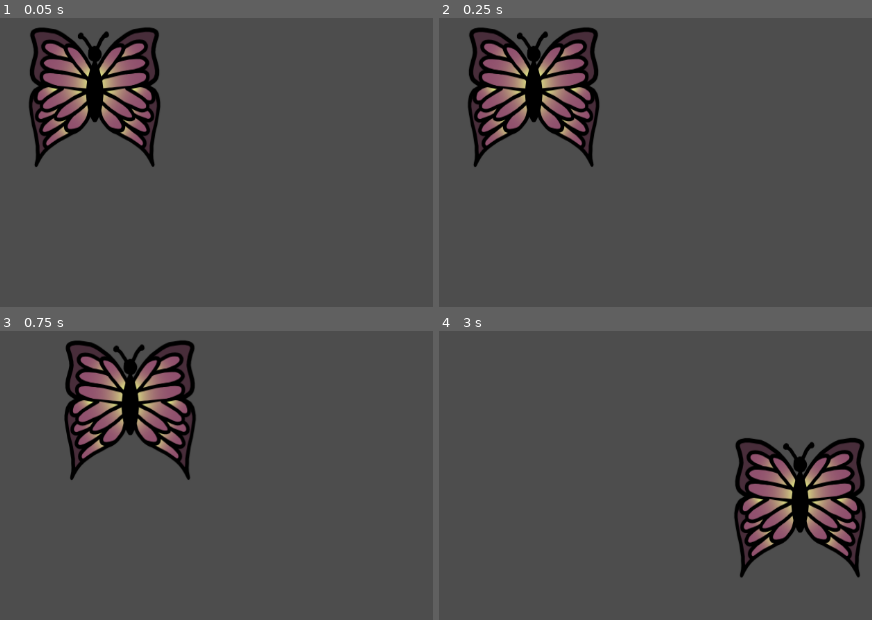
Above: before the commit, frames 1-4 (two rows, left to right).
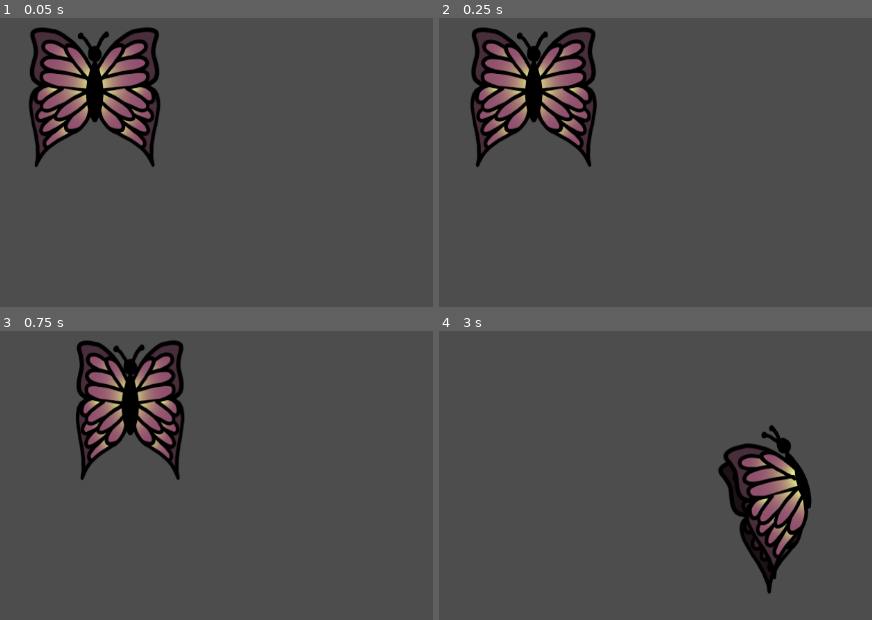
Above: after the commit, the same moments.

Repository: VRiveland/hungry-hungry-butterfly
Game: Godot game, scene res://game.tscn
Two runs of this game, one before a commit and one after it. Both use one fixed random seed, a clock stepped at 60 frames per second and the inputs below.
Inputs:
- Up to frame 1 (0.05 s): no input
- Up to frame 2 (0.25 s): no input
- Up to frame 3 (0.75 s): hold D (move_right) from 0.53 s (still down)
- Up to frame 4 (3 s): release D (move_right) at 1.28 s; hold S (move_down) 1.28-2.03 s; hold D (move_right) 2.03-2.78 s; hold W (move_up) from 2.78 s (still down)

Frame 1 is identical in both runs. In frame 2, 3.2% of the frame differs, in the area x 6-38%, y 3-52%; in frame 3, 7.2%; in frame 4, 10%, in the area x 64-99%, y 32-92%.

Commit message:
Added diagonal_down animation

Diff:
--- a/Scenes/Characters and objects/player.gd
+++ b/Scenes/Characters and objects/player.gd
@@ -22,8 +22,21 @@
 
 	if velocity.length() > 0:
 		velocity = velocity.normalized() * speed
-		$AnimatedSprite2D.play()
 	else:
-		$AnimatedSprite2D.stop()
+		$AnimatedSprite2D.animation = "default"
+
+	if velocity.y > 0:
+		$AnimatedSprite2D.animation = "diagonal_down"
+	elif velocity.y < 0:
+		$AnimatedSprite2D.animation = "diagonal_up"
+	else:
+		$AnimatedSprite2D.animation = "default"
+
+	if velocity.x < 0:
+		$AnimatedSprite2D.flip_h = true
+	else:
+		$AnimatedSprite2D.flip_h = false
+
+	$AnimatedSprite2D.play()
 	position += velocity * delta
 	position = position.clamp(Vector2.ZERO, screen_size)
--- a/Scenes/Characters and objects/player.tscn
+++ b/Scenes/Characters and objects/player.tscn
@@ -1,16 +1,22 @@
-[gd_scene load_steps=14 format=3 uid="uid://dpxbidrmvf2wg"]
+[gd_scene load_steps=20 format=3 uid="uid://dpxbidrmvf2wg"]
 
 [ext_resource type="Script" path="res://Scenes/Characters and objects/player.gd" id="1_evtd0"]
 [ext_resource type="Texture2D" uid="uid://b52rrvl23hmqh" path="res://Assets/Animations/default.png" id="2_ogwhd"]
 [ext_resource type="Texture2D" uid="uid://ckpdnk7b3td8" path="res://Assets/Animations/idle/idle 2.png" id="2_tfhra"]
 [ext_resource type="Texture2D" uid="uid://crn1gpfh6skt1" path="res://Assets/Animations/idle/idle 3.png" id="3_221lc"]
 [ext_resource type="Texture2D" uid="uid://digp1uves6u72" path="res://Assets/Animations/idle/idle 4.png" id="4_ujyrk"]
+[ext_resource type="Texture2D" uid="uid://bqvd2qdj86j85" path="res://Assets/Animations/diagonal down/diag down 1.png" id="6_gaho6"]
 [ext_resource type="Texture2D" uid="uid://dbxyfx1fsesis" path="res://Assets/Animations/diagonal up/side 1.png" id="6_ule4f"]
 [ext_resource type="Texture2D" uid="uid://ydnxcv1cji4d" path="res://Assets/Animations/diagonal up/side 2.png" id="7_awjjk"]
+[ext_resource type="Texture2D" uid="uid://dcekbp22sijh4" path="res://Assets/Animations/diagonal down/diag down 2.png" id="7_wxc1m"]
+[ext_resource type="Texture2D" uid="uid://e8gx2jj1p1ew" path="res://Assets/Animations/diagonal down/diag down 3.png" id="8_2ako6"]
 [ext_resource type="Texture2D" uid="uid://l73iagkk8712" path="res://Assets/Animations/diagonal up/side 3.png" id="8_tdv6f"]
 [ext_resource type="Texture2D" uid="uid://cji44nbk0vcl8" path="res://Assets/Animations/diagonal up/new side.png" id="9_63hw3"]
+[ext_resource type="Texture2D" uid="uid://fo8haudcbvxn" path="res://Assets/Animations/diagonal down/diag down 4.png" id="9_j5tmj"]
 [ext_resource type="Texture2D" uid="uid://bshp47x4ekisy" path="res://Assets/Animations/diagonal up/side 4.png" id="9_me7pe"]
+[ext_resource type="Texture2D" uid="uid://h4cfv58j17e4" path="res://Assets/Animations/diagonal down/diag down 5.png" id="10_6gdom"]
 [ext_resource type="Texture2D" uid="uid://cryfncin6ixq6" path="res://Assets/Animations/diagonal up/side 5.png" id="10_rpb4t"]
+[ext_resource type="Texture2D" uid="uid://bmpmk560q5utq" path="res://Assets/Animations/diagonal down/diag down 6.png" id="11_7jcha"]
 
 [sub_resource type="SpriteFrames" id="SpriteFrames_iwmvk"]
 animations = [{
@@ -35,6 +41,41 @@
 }],
 "loop": true,
 "name": &"default",
+"speed": 5.0
+}, {
+"frames": [{
+"duration": 1.0,
+"texture": ExtResource("6_gaho6")
+}, {
+"duration": 1.0,
+"texture": ExtResource("7_wxc1m")
+}, {
+"duration": 1.0,
+"texture": ExtResource("8_2ako6")
+}, {
+"duration": 1.0,
+"texture": ExtResource("9_j5tmj")
+}, {
+"duration": 1.0,
+"texture": ExtResource("10_6gdom")
+}, {
+"duration": 1.0,
+"texture": ExtResource("11_7jcha")
+}, {
+"duration": 1.0,
+"texture": ExtResource("10_6gdom")
+}, {
+"duration": 1.0,
+"texture": ExtResource("9_j5tmj")
+}, {
+"duration": 1.0,
+"texture": ExtResource("8_2ako6")
+}, {
+"duration": 1.0,
+"texture": ExtResource("7_wxc1m")
+}],
+"loop": true,
+"name": &"diagonal_down",
 "speed": 5.0
 }, {
 "frames": [{
@@ -82,6 +123,7 @@
 [node name="AnimatedSprite2D" type="AnimatedSprite2D" parent="."]
 scale = Vector2(1.00174, 1.06329)
 sprite_frames = SubResource("SpriteFrames_iwmvk")
+animation = &"diagonal_down"
 
 [node name="CollisionShape2D" type="CollisionShape2D" parent="."]
 visible = false
Binary file added: Assets/Animations/diagonal down/diag down 1.png
Not shown, added: Assets/Animations/diagonal down/diag down 1.png.import
Binary file added: Assets/Animations/diagonal down/diag down 2.png
Not shown, added: Assets/Animations/diagonal down/diag down 2.png.import
Binary file added: Assets/Animations/diagonal down/diag down 3.png
Not shown, added: Assets/Animations/diagonal down/diag down 3.png.import
Binary file added: Assets/Animations/diagonal down/diag down 4.png
Not shown, added: Assets/Animations/diagonal down/diag down 4.png.import
Binary file added: Assets/Animations/diagonal down/diag down 5.png
Not shown, added: Assets/Animations/diagonal down/diag down 5.png.import
Binary file added: Assets/Animations/diagonal down/diag down 6.png
Not shown, added: Assets/Animations/diagonal down/diag down 6.png.import
